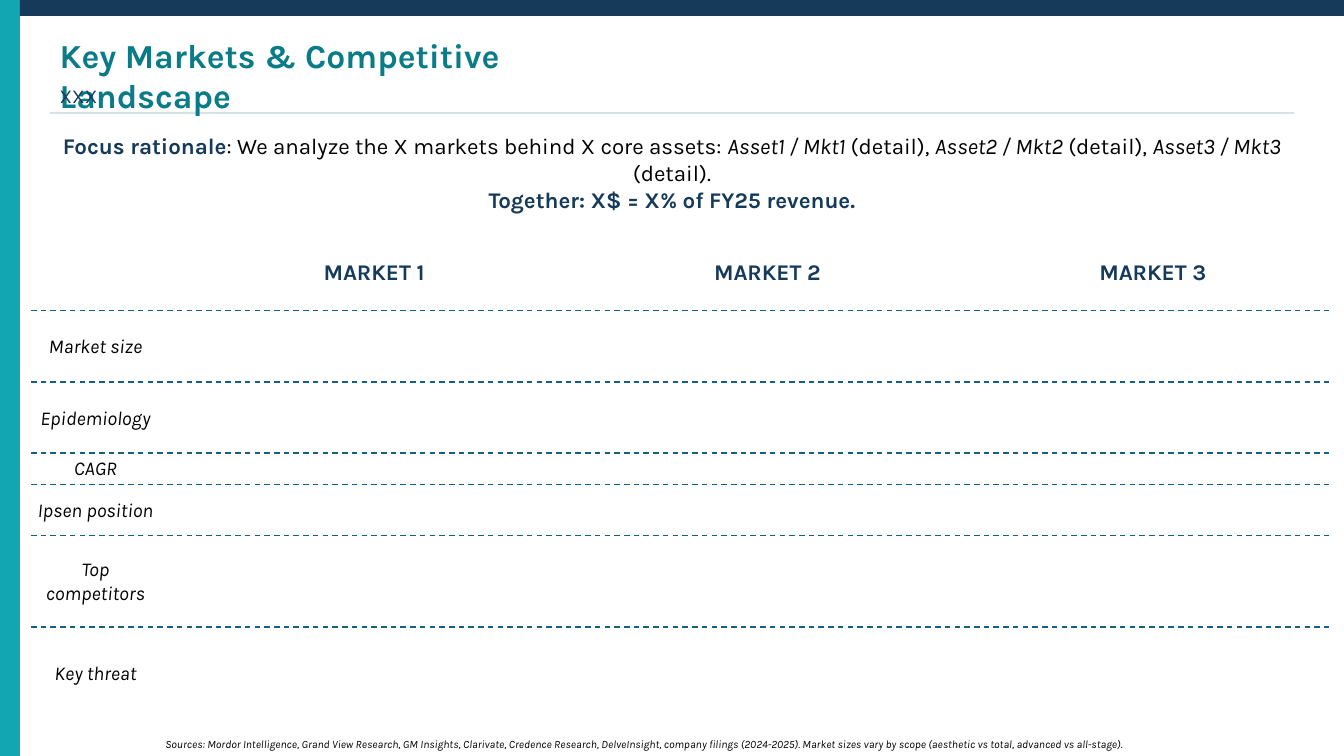
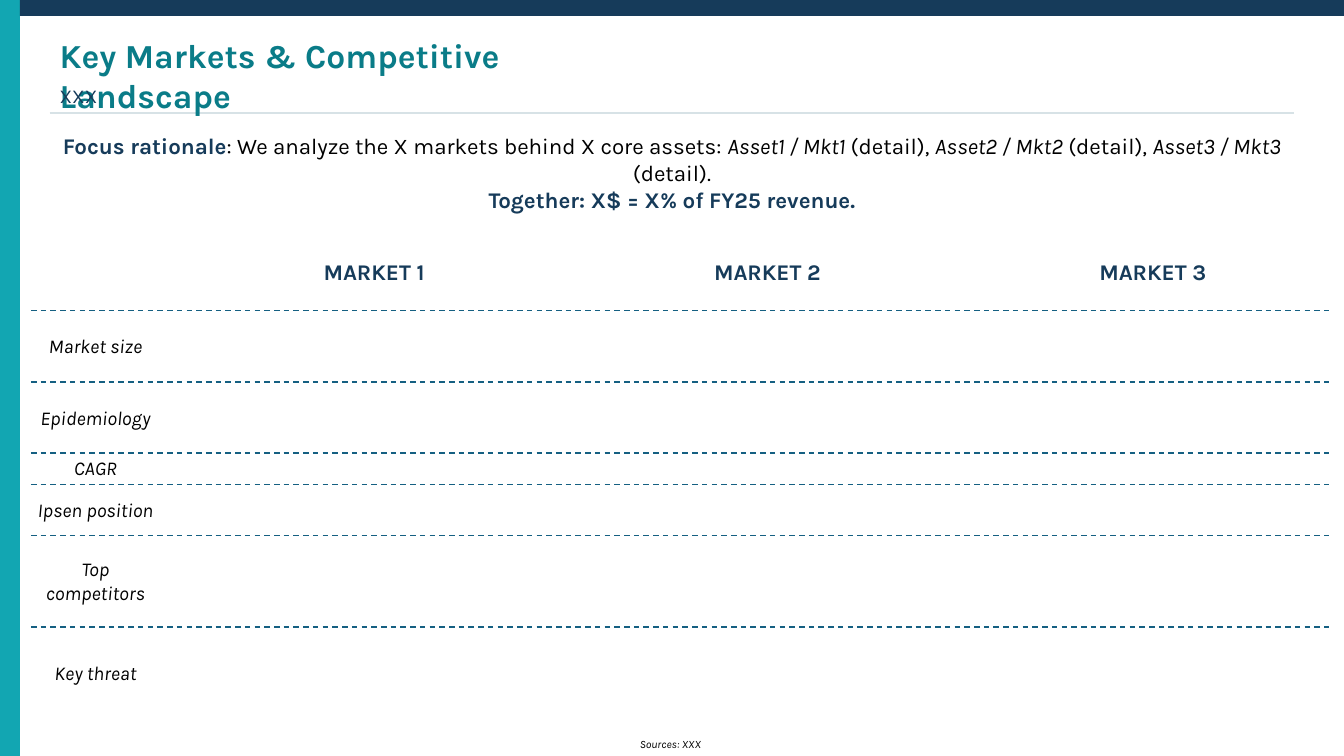
Before and after one commit to Benoitntfr/Ipsen_Template, a slide deck: slide 2 of Template slide.pptx. Drawn at 1344x756 pixels with LibreOffice and Linux fonts; fonts in the diff are those of the drawing. Boxes give left, top, right and bottom in pixels: in the first picture for what was removed or moved away, otherwise in the second. Text is boxed around its words. In the diff, an @@ line names an element or a change of style, - is before the commit and + after.

```diff
--- a/Template slide.pptx
+++ b/Template slide.pptx
@@ text at (640,741,701,748): text changed @@
-Sources: Mordor Intelligence, Grand View Research, GM Insights, Clarivate, Credence Research, DelveInsight, company filings (2024-2025). Market sizes vary by scope (aesthetic vs total, advanced vs all-stage).
+Sources: XXX
```
Also in this commit, not shown: 1 other slide changed.
